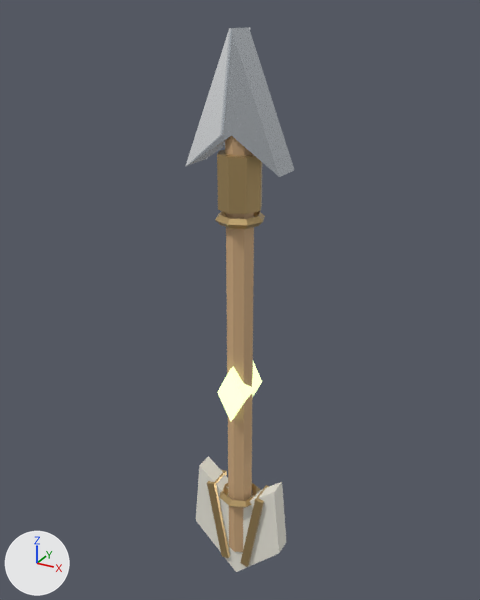
The glTF model public/assets/harthmere/glb/projectiles/hunter_bow_shot.glb, before and after one commit.
The view is the same before and after, from a camera (50 mm lens) standing at (0.739, -1.345, 0.845) and looking at (-0.023, 0.041, 0.152). Arrows for +X, +Y and +Z are at lower left; the lights stay in place. The first picture is the older version. Where no turn or scale is listed for an object, it has been applied to the vertices. Vertices at exactly the same position are counted once.

The first picture shows 'Binding_1', 'FletchingRib_-1', 'FletchingRib_1', 'Fletching_-1', 'Fletching_1', 'ForgedArrowhead', 'HeadCollar', 'HeadEdgeLeft', 'HunterRune', 'Shaft' and 1 more.
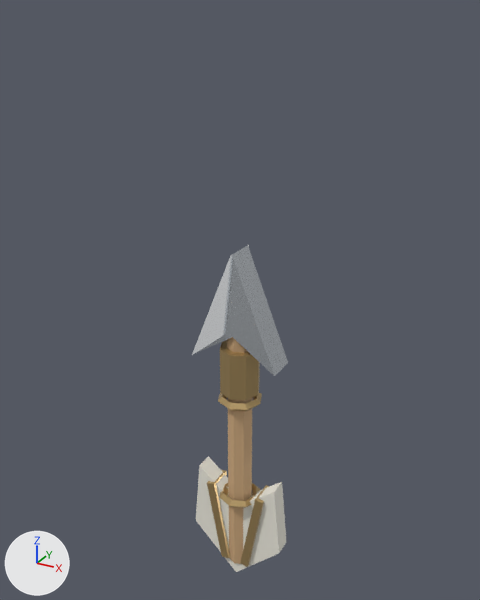
The newer file is also turned or shifted as a whole; pictures and numbers use the older file's frame.

Boxes [x1, y1, x2, y2] around the edits, measured in the pictures (480 x 600 px):
'ForgedArrowhead', moved
    before: [187, 27, 294, 177]
    after: [196, 245, 288, 376]
'Shaft', moved, rescaled
    before: [225, 136, 254, 552]
    after: [227, 337, 253, 564]
'HeadCollar', moved
    before: [217, 150, 262, 214]
    after: [220, 340, 260, 400]
'HeadEdgeLeft', moved
    before: [186, 27, 250, 166]
    after: [192, 245, 249, 355]
'HunterRune', deleted
    before: [217, 362, 262, 422]
'Binding_1', moved
    before: [215, 211, 265, 229]
    after: [218, 393, 262, 411]

The change, as a diff of the scene's bpy script:
```diff
--- a/public/assets/harthmere/glb/projectiles/hunter_bow_shot.glb.py
+++ b/public/assets/harthmere/glb/projectiles/hunter_bow_shot.glb.py
@@ me_torus_001 @@
 # used by ob_binding_1; location = (0.0, 0.0, 0.386)
-me_torus_001.from_pydata(...)  # 32 vertices, 64 faces; spans x -0.0617..0.0617, y -0.0617..0.0617, z -0.012..0.012
+me_torus_001.from_pydata(...)  # 32 vertices, 64 faces; spans x -0.0617..0.0617, y -0.0617..0.0617, z -0.512..-0.488
+# me_torus_001 part 1: the whole mesh is moved by (0.0, 0.0, -0.5)
 me_torus_001.materials.append(mat_premium_projectile_brass)
@@ me_forgedarrowheadmesh @@
 # used by ob_forgedarrowhead; location = (0.0, 0.0, 0.0)
-me_forgedarrowheadmesh.from_pydata(...)  # 8 vertices, 12 faces; spans x -0.12..0.12, y -0.04..0.04, z 0.506..0.806
+me_forgedarrowheadmesh.from_pydata(...)  # 8 vertices, 12 faces; spans x -0.12..0.12, y -0.04..0.04, z 0.006..0.306
+# me_forgedarrowheadmesh part 2: the whole mesh is moved by (0.0, 0.0, -0.5)
 me_forgedarrowheadmesh.materials.append(mat_premium_projectile_steel)
@@ me_cylinder_001 @@
 # used by ob_headcollar; location = (0.0, 0.0, 0.476)
-me_cylinder_001.from_pydata(...)  # 16 vertices, 28 faces; spans x -0.0542..0.0542, y -0.0542..0.0542, z -0.065..0.065
+me_cylinder_001.from_pydata(...)  # 16 vertices, 28 faces; spans x -0.0542..0.0542, y -0.0542..0.0542, z -0.565..-0.435
+# me_cylinder_001 part 3: the whole mesh is moved by (0.0, 0.0, -0.5)
 me_cylinder_001.materials.append(mat_premium_projectile_brass)
@@ me_headedgeleftmesh @@
 # used by ob_headedgeleft; location = (0.0, 0.0, 0.0)
-me_headedgeleftmesh.from_pydata(...)  # 6 vertices, 8 faces; spans x -0.12..0.0, y -0.047..0.047, z 0.506..0.806
+me_headedgeleftmesh.from_pydata(...)  # 6 vertices, 8 faces; spans x -0.12..0.0, y -0.047..0.047, z 0.006..0.306
+# me_headedgeleftmesh part 4: the whole mesh is moved by (0.0, 0.0, -0.5)
 me_headedgeleftmesh.materials.append(mat_premium_projectile_edge)
@@ me_cylinder @@
 # used by ob_shaft; location = (0.0, 0.0, -0.02)
-me_cylinder.from_pydata(...)  # 16 vertices, 28 faces; spans x -0.035..0.035, y -0.035..0.035, z -0.604..0.604
+me_cylinder.from_pydata(...)  # 16 vertices, 28 faces; spans x -0.035..0.035, y -0.035..0.035, z -0.65..0.17
+# me_cylinder part 5: the whole mesh is scaled about its middle by (1, 1, 0.677), then moved by (0.0, 0.0, -0.24)
 me_cylinder.materials.append(mat_premium_projectile_wood_light)
@@ ob_hunterrune @@
-ob_hunterrune = bpy.data.objects.new('HunterRune', me_hunterrunemesh)
-ob_hunterrune.location = (0.0, 0.0, 0.0)
```
